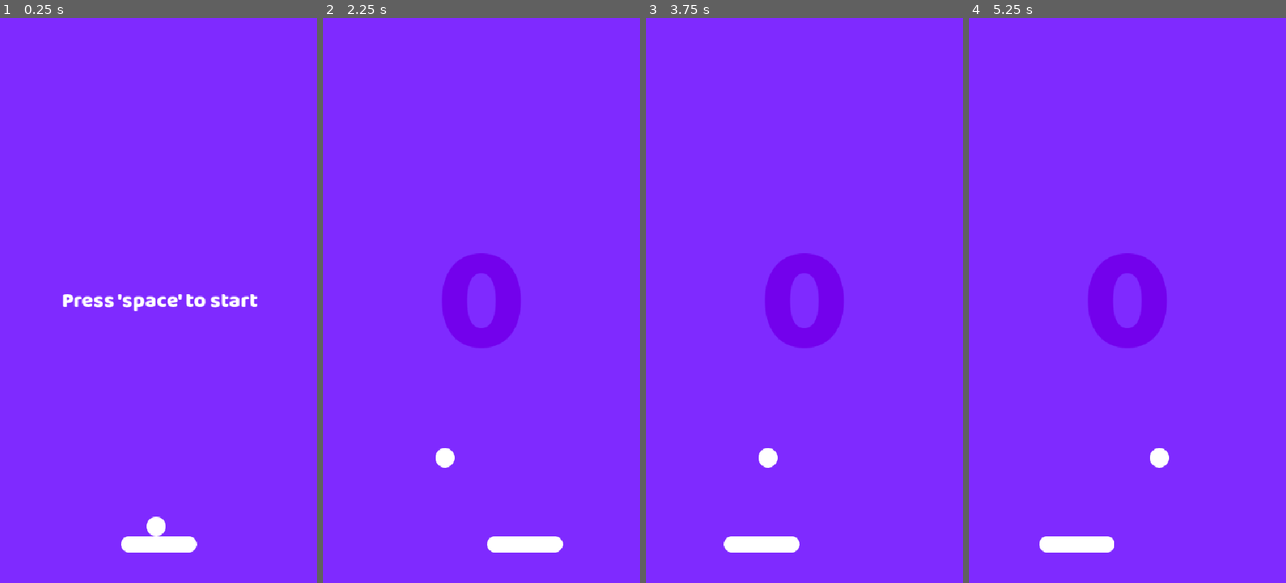
Above: before the commit, frames 1-4 (left to right).
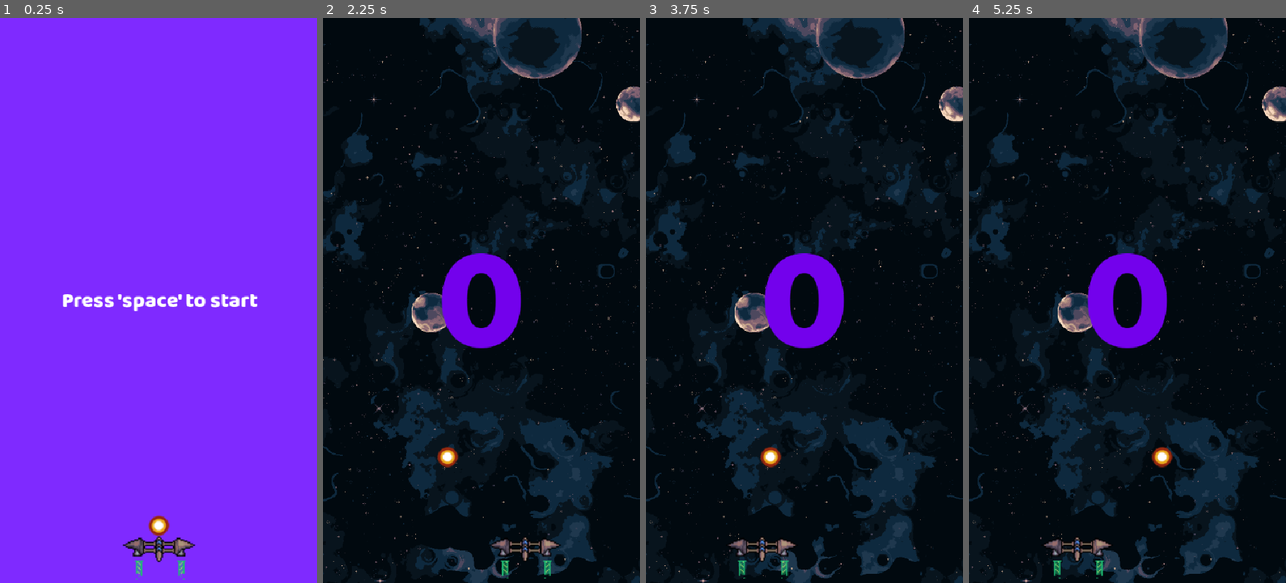
Above: after the commit, the same moments.

Repository: thenriquedb/pong-with-asteroids
Game: Godot game, scene res://scenes/game.tscn
Same seed, same stepped clock (60 frames per second), same inputs: the game is played once before the commit and once after it.
Inputs:
- Up to frame 1 (0.25 s): no input
- Up to frame 2 (2.25 s): tap Space (Start) at 0.5, 2 s; hold Right (ui_right) 0.53-1.28 s; hold Space (Start) 0.53-1.28 s; hold Left (ui_left) 1.28-2.03 s; tap R at 1.35 s; hold Right (ui_right) from 2.03 s (still down); hold Space (Start) from 2.03 s (still down)
- Up to frame 3 (3.75 s): release Space (Start) at 2.78 s; tap R at 2.85 s; tap Space (Start) at 3.5 s; release Right (ui_right) at 3.53 s; hold Left (ui_left) from 3.53 s (still down); hold Space (Start) from 3.53 s (still down)
- Up to frame 4 (5.25 s): keep holding Left (ui_left); release Space (Start) at 4.28 s; tap R at 4.35 s; tap Space (Start) at 5 s; hold Space (Start) from 5.03 s (still down)

The runs differ from the first frame. In frame 1, 1.1% of the frame differs, in the area x 38-63%, y 88-100%; in frame 2, 97%, in the area x 0-100%, y 0-100%; in frame 3, 97%; in frame 4, 97%.
Error before the commit: Cannot call method 'get_nodes_in_group' on a null value. (res://scripts/game.gd:111)

Commit message:
feat: use space sprites

Diff:
--- a/scenes/asteroid.tscn
+++ b/scenes/asteroid.tscn
@@ -1,18 +1,72 @@
 [gd_scene format=3 uid="uid://cyrshnr0wa3re"]
 
 [ext_resource type="Script" uid="uid://8ju8k5xml8x1" path="res://scripts/asteroid.gd" id="1_6mo6b"]
-[ext_resource type="Texture2D" uid="uid://b1wsr1s3t03qg" path="res://sprites/Asteroide1.png" id="1_akfqu"]
+[ext_resource type="Texture2D" uid="uid://3s2w8tkpu6yf" path="res://sprites/Asteroid 01 - Explode.png" id="3_t4se3"]
 
 [sub_resource type="CircleShape2D" id="CircleShape2D_akfqu"]
 radius = 55.443665
+
+[sub_resource type="AtlasTexture" id="AtlasTexture_pnq5b"]
+atlas = ExtResource("3_t4se3")
+region = Rect2(0, 0, 96, 96)
+
+[sub_resource type="AtlasTexture" id="AtlasTexture_pwrvu"]
+atlas = ExtResource("3_t4se3")
+region = Rect2(96, 0, 96, 96)
+
+[sub_resource type="AtlasTexture" id="AtlasTexture_0jovh"]
+atlas = ExtResource("3_t4se3")
+region = Rect2(192, 0, 96, 96)
+
+[sub_resource type="AtlasTexture" id="AtlasTexture_kkwpv"]
+atlas = ExtResource("3_t4se3")
+region = Rect2(288, 0, 96, 96)
+
+[sub_resource type="AtlasTexture" id="AtlasTexture_x1lus"]
+atlas = ExtResource("3_t4se3")
+region = Rect2(384, 0, 96, 96)
+
+[sub_resource type="AtlasTexture" id="AtlasTexture_71tyo"]
+atlas = ExtResource("3_t4se3")
+region = Rect2(480, 0, 96, 96)
+
+[sub_resource type="AtlasTexture" id="AtlasTexture_jm418"]
+atlas = ExtResource("3_t4se3")
+region = Rect2(576, 0, 96, 96)
+
+[sub_resource type="SpriteFrames" id="SpriteFrames_6mo6b"]
+animations = [{
+"frames": [{
+"duration": 1.0,
+"texture": SubResource("AtlasTexture_pnq5b")
+}, {
+"duration": 1.0,
+"texture": SubResource("AtlasTexture_pwrvu")
+}, {
+"duration": 1.0,
+"texture": SubResource("AtlasTexture_0jovh")
+}, {
+"duration": 1.0,
+"texture": SubResource("AtlasTexture_kkwpv")
+}, {
+"duration": 1.0,
+"texture": SubResource("AtlasTexture_x1lus")
+}, {
+"duration": 1.0,
+"texture": SubResource("AtlasTexture_71tyo")
+}, {
+"duration": 1.0,
+"texture": SubResource("AtlasTexture_jm418")
+}],
+"loop": true,
+"name": &"default",
+"speed": 8.0
+}]
 
 [node name="Asteroid" type="Area2D" unique_id=1026371431]
 collision_layer = 8
 collision_mask = 2
 script = ExtResource("1_6mo6b")
-
-[node name="Sprite2D" type="Sprite2D" parent="." unique_id=1519965944]
-texture = ExtResource("1_akfqu")
 
 [node name="CollisionShape2D" type="CollisionShape2D" parent="." unique_id=547404298]
 shape = SubResource("CircleShape2D_akfqu")
@@ -22,6 +76,12 @@
 
 [node name="VisibleNotifer" type="VisibleOnScreenNotifier2D" parent="." unique_id=1936199664]
 
+[node name="AnimatedSprite2D" type="AnimatedSprite2D" parent="." unique_id=1145775832]
+position = Vector2(5, -1)
+scale = Vector2(2.4583333, 2.4583333)
+sprite_frames = SubResource("SpriteFrames_6mo6b")
+frame_progress = 0.7750044
+
 [connection signal="body_entered" from="." to="." method="_on_body_entered"]
 [connection signal="timeout" from="TimerDelete" to="." method="_on_timer_delete_timeout"]
 [connection signal="screen_exited" from="VisibleNotifer" to="." method="_on_visible_notifer_screen_exited"]
--- a/scenes/ball.tscn
+++ b/scenes/ball.tscn
@@ -10,6 +10,7 @@
 script = ExtResource("1_cxlvu")
 
 [node name="Sprite2D" type="Sprite2D" parent="." unique_id=739041146]
+scale = Vector2(1.6372548, 1.6372548)
 texture = ExtResource("1_7s4qf")
 
 [node name="CollisionShape2D" type="CollisionShape2D" parent="." unique_id=1638495627]
--- a/scenes/game.tscn
+++ b/scenes/game.tscn
@@ -1,6 +1,6 @@
 [gd_scene format=3 uid="uid://dty5c4ej8we7v"]
 
-[ext_resource type="Texture2D" uid="uid://dqn8n4lshmlrq" path="res://sprites/Fundo1.png" id="1_80nbo"]
+[ext_resource type="Texture2D" uid="uid://dqn8n4lshmlrq" path="res://sprites/Fundo10.png" id="1_80nbo"]
 [ext_resource type="Script" uid="uid://c2ux864a5brfd" path="res://scripts/game.gd" id="1_iywne"]
 [ext_resource type="PackedScene" uid="uid://tqbqvp8yrylv" path="res://scenes/player.tscn" id="2_e2o6t"]
 [ext_resource type="PackedScene" uid="uid://caf308g2quof1" path="res://scenes/ball.tscn" id="3_lnu2h"]
@@ -81,7 +81,7 @@
 
 [node name="Ball" parent="." unique_id=1132412067 instance=ExtResource("3_lnu2h")]
 z_index = 4
-position = Vector2(266, 864)
+position = Vector2(271, 863)
 collision_layer = 2
 collision_mask = 29
 
--- a/scenes/player.tscn
+++ b/scenes/player.tscn
@@ -1,7 +1,72 @@
 [gd_scene format=3 uid="uid://tqbqvp8yrylv"]
 
-[ext_resource type="Texture2D" uid="uid://bkjuheg4q64rp" path="res://sprites/Raquete.png" id="1_3vyb7"]
 [ext_resource type="Script" uid="uid://cvjjhxh673o6q" path="res://scripts/player.gd" id="1_g2els"]
+[ext_resource type="Texture2D" uid="uid://c88p3tp6glfr7" path="res://sprites/paddle.png" id="2_g2els"]
+[ext_resource type="Texture2D" uid="uid://ym3m2qvi4ogk" path="res://sprites/Nautolan Ship - Torpedo Ship - Engine Effect.png" id="3_qhqgy"]
+
+[sub_resource type="AtlasTexture" id="AtlasTexture_dqkch"]
+atlas = ExtResource("3_qhqgy")
+region = Rect2(0, 0, 64, 64)
+
+[sub_resource type="AtlasTexture" id="AtlasTexture_qlg0r"]
+atlas = ExtResource("3_qhqgy")
+region = Rect2(64, 0, 64, 64)
+
+[sub_resource type="AtlasTexture" id="AtlasTexture_tuyoq"]
+atlas = ExtResource("3_qhqgy")
+region = Rect2(128, 0, 64, 64)
+
+[sub_resource type="AtlasTexture" id="AtlasTexture_fjrip"]
+atlas = ExtResource("3_qhqgy")
+region = Rect2(192, 0, 64, 64)
+
+[sub_resource type="AtlasTexture" id="AtlasTexture_smehm"]
+atlas = ExtResource("3_qhqgy")
+region = Rect2(256, 0, 64, 64)
+
+[sub_resource type="AtlasTexture" id="AtlasTexture_ur7pv"]
+atlas = ExtResource("3_qhqgy")
+region = Rect2(320, 0, 64, 64)
+
+[sub_resource type="AtlasTexture" id="AtlasTexture_y4r1p"]
+atlas = ExtResource("3_qhqgy")
+region = Rect2(384, 0, 64, 64)
+
+[sub_resource type="AtlasTexture" id="AtlasTexture_d2wvv"]
+atlas = ExtResource("3_qhqgy")
+region = Rect2(448, 0, 64, 64)
+
+[sub_resource type="SpriteFrames" id="SpriteFrames_3v2ag"]
+animations = [{
+"frames": [{
+"duration": 1.0,
+"texture": SubResource("AtlasTexture_dqkch")
+}, {
+"duration": 1.0,
+"texture": SubResource("AtlasTexture_qlg0r")
+}, {
+"duration": 1.0,
+"texture": SubResource("AtlasTexture_tuyoq")
+}, {
+"duration": 1.0,
+"texture": SubResource("AtlasTexture_fjrip")
+}, {
+"duration": 1.0,
+"texture": SubResource("AtlasTexture_smehm")
+}, {
+"duration": 1.0,
+"texture": SubResource("AtlasTexture_ur7pv")
+}, {
+"duration": 1.0,
+"texture": SubResource("AtlasTexture_y4r1p")
+}, {
+"duration": 1.0,
+"texture": SubResource("AtlasTexture_d2wvv")
+}],
+"loop": true,
+"name": &"default",
+"speed": 25.0
+}]
 
 [sub_resource type="CapsuleShape2D" id="CapsuleShape2D_g2els"]
 radius = 12.999999
@@ -13,9 +78,16 @@
 script = ExtResource("1_g2els")
 
 [node name="Sprite2D" type="Sprite2D" parent="." unique_id=124375103]
-position = Vector2(0.5000043, 0.2929676)
-scale = Vector2(1, 1.0634373)
-texture = ExtResource("1_3vyb7")
+position = Vector2(1, 3.0000005)
+scale = Vector2(2.1201174, 2.2546117)
+texture = ExtResource("2_g2els")
+
+[node name="Thrusters" type="AnimatedSprite2D" parent="Sprite2D" unique_id=429197620]
+position = Vector2(0.9433442, 3.548283)
+scale = Vector2(0.9728235, 0.9147917)
+sprite_frames = SubResource("SpriteFrames_3v2ag")
+autoplay = "default"
+frame_progress = 0.25939772
 
 [node name="CollisionShape2D" type="CollisionShape2D" parent="." unique_id=1054924107]
 rotation = 1.5707964
--- a/scripts/asteroid.gd
+++ b/scripts/asteroid.gd
@@ -2,6 +2,9 @@
 
 @export var speed = 140
 @export var rotation_speed = 1.3
+
+@onready var animated_sprite = $AnimatedSprite2D  # Adicione esta linha
+
 
 @onready var timer_delete = $TimerDelete
 
@@ -29,6 +32,5 @@
 	queue_free()
 
 func _on_body_entered(body: Node2D) -> void:
-	print("collion")
+	animated_sprite.play()
 	body.pongs += 1
-	queue_free()
--- a/scripts/game.gd
+++ b/scripts/game.gd
@@ -49,9 +49,9 @@
 		var asteroid_instance = asteroid_scene.instantiate()
 		asteroid_instance.global_position = spawn_position.position
 
-		if new_asteroid_color != null:
-			print("ok")
-			asteroid_instance.get_node("Sprite2D").texture = new_asteroid_color
+		#if new_asteroid_color != null:
+			#print("ok")
+			#asteroid_instance.get_node("Sprite2D").texture = new_asteroid_color
 
 		add_child(asteroid_instance)
 		last_postion = spawn_position
@@ -105,7 +105,7 @@
 func update_theme(theme_key: String):
 	label_pongs.label_settings.font_color = resources[theme_key].color
 	background.set_texture(resources[theme_key].background)
-	update_asteroids(theme_key)
+	#update_asteroids(theme_key)
 
 func update_asteroids(theme_key):
 	var asteroids = get_tree().get_nodes_in_group("asteroids")
Not shown: 1 places in scenes/ball.tscn that only renumber resources
Binary file added: sprites/Asteroid 01 - Explode.png
Not shown, changed: sprites/Asteroid 01 - Explode.png.import
Binary file changed: sprites/Asteroide1.png
Binary file added: sprites/Asteroide10.png
Not shown, changed: sprites/Asteroide10.png.import
Binary file changed: sprites/Bola.png
Not shown, changed: sprites/Bola.png.import
Binary file added: sprites/Bolla.png
Not shown, changed: sprites/Bolla.png.import
Binary file changed: sprites/Fundo1.png
Not shown, changed: sprites/Fundo1.png.import
(and 9 more such lines)
